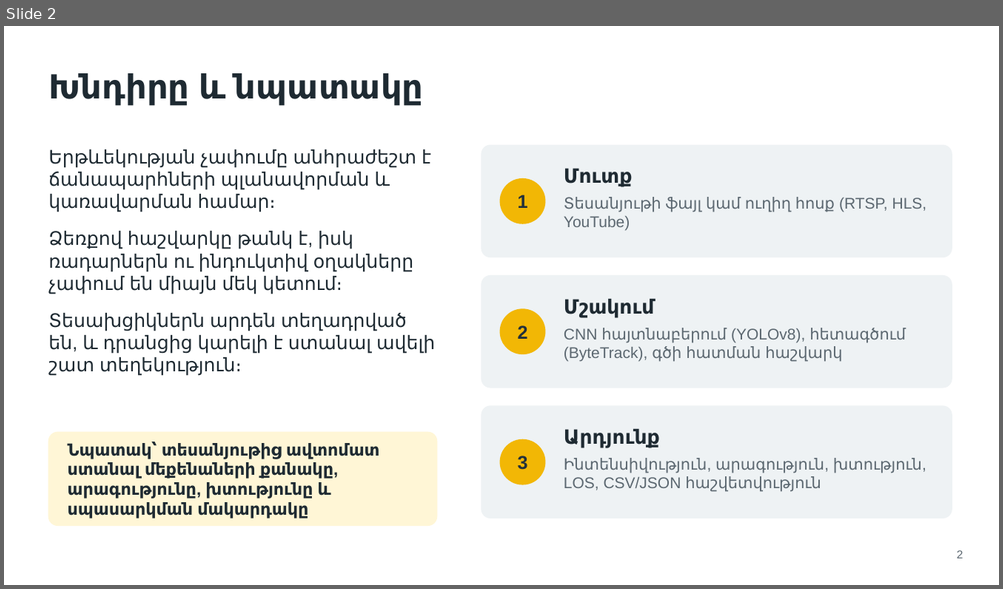
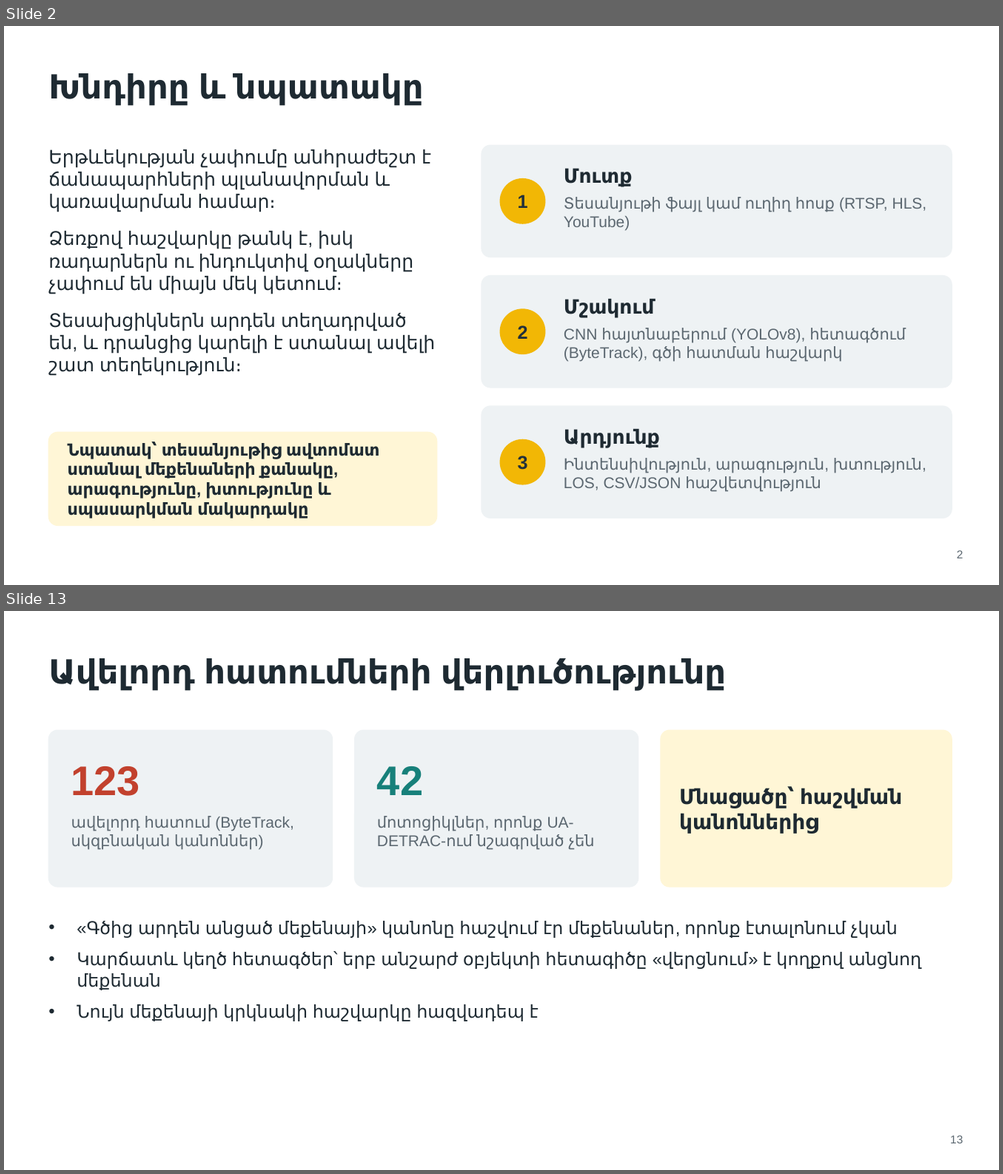
Before and after one commit to marrr862/traffic-cnn, a slide deck: thesis/presentation/DEFENSE.pptx. Shown one above the other, each under a label of ours: slide 2 before the commit, slides 2 and 13 after it; the slides between them are not shown. The pictures are 1003x589 and 1003x1174 pixels, drawn with LibreOffice and Linux fonts; fonts in the diff are those of the drawing. Boxes give left, top, right and bottom in pixels: in the first picture for what was removed or moved away, otherwise in the second. Text is boxed around its words. In the diff, an @@ line names an element or a change of style, - is before the commit and + after.

```diff
--- a/thesis/presentation/DEFENSE.pptx
+++ b/thesis/presentation/DEFENSE.pptx
@@ slide 13 added at bbox=[4, 611, 999, 1170], background #FFFFFF @@
@@ title added at bbox=[48, 658, 726, 691], 32 pt, text #1E2A32, bold @@
+Ավելորդ հատումների վերլուծությունը
@@ rounded rectangle added at bbox=[48, 730, 333, 887], fill #EEF2F4, outline #EEF2F4 1 pt @@
@@ rounded rectangle added at bbox=[355, 730, 638, 887], fill #EEF2F4, outline #EEF2F4 1 pt @@
@@ rounded rectangle added at bbox=[660, 730, 951, 887], fill #FFF6D6, outline #FFF6D6 1 pt @@
@@ text added at bbox=[71, 766, 140, 796], 40 pt, text #C2412D, bold @@
+123
@@ text added at bbox=[377, 766, 423, 795], 40 pt, text #17807A, bold @@
+42
@@ text added at bbox=[679, 787, 902, 834], 20 pt, text #1E2A32, bold @@
+Մնացածը՝ հաշվման կանոններից
@@ text added at bbox=[71, 816, 293, 850], 15 pt, text #5B6770 @@
+ավելորդ հատում (ByteTrack, սկզբնական կանոններ)
@@ text added at bbox=[377, 816, 595, 850], 15 pt, text #5B6770 @@
+մոտոցիկլներ, որոնք UA-DETRAC-ում նշագրված չեն
@@ text added at bbox=[77, 921, 922, 1022], 17 pt, text #1E2A32 @@
+• «Գծից արդեն անցած մեքենայի» կանոնը հաշվում էր մեքենաներ, որոնք էտալոնում չկան
+• Կարճատև կեղծ հետագծեր՝ երբ անշարժ օբյեկտի հետագիծը «վերցնում» է կողքով անցնող մեքենան
+• Նույն մեքենայի կրկնակի հաշվարկը հազվադեպ է
@@ page number added at bbox=[950, 1136, 962, 1144], 11 pt, text #5B6770 @@
+13
```
Also in this commit, not shown: 6 slides changed, 7 other slides added, 4 slides removed, 15 other files.
